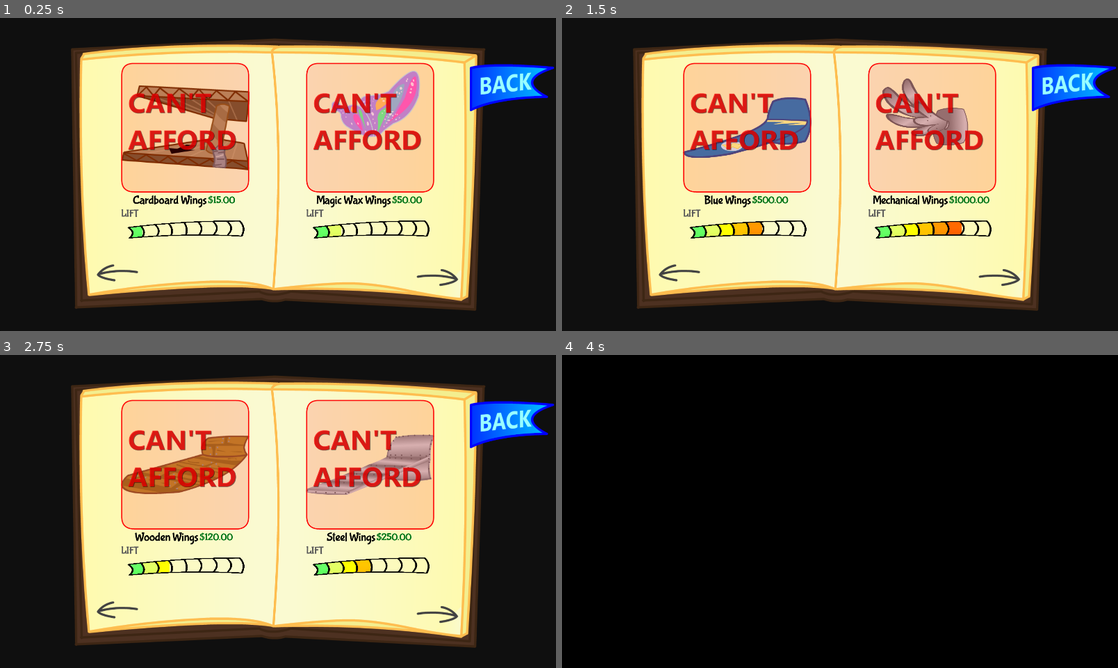
Above: before the commit, frames 1-4 (two rows, left to right).
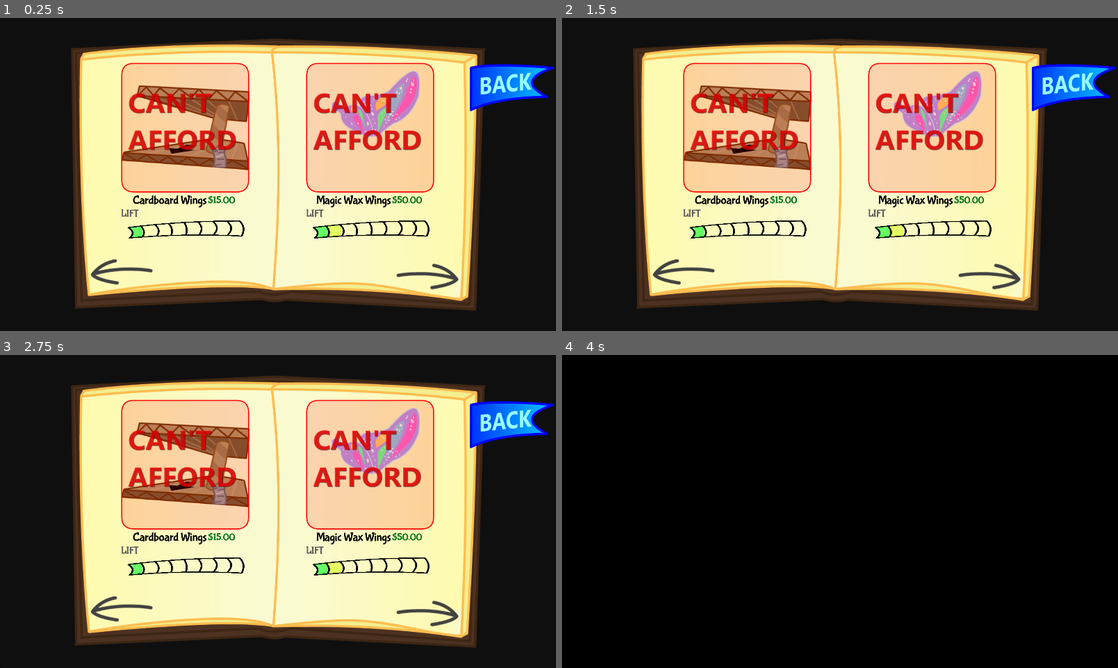
Above: after the commit, the same moments.

Repository: 100-Devs-1-Game/FlightOfHarmony
Game: Godot game, scene res://shop/upgrade_book/upgrade_book.tscn
Same seed, same stepped clock (60 frames per second), same inputs: the game is played once before the commit and once after it. This scene is started directly instead of the project's main scene.
Inputs (mouse positions are in pixels of both pictures, inside the frame that each line leads up to; where the layout moved, square brackets give the same spot in the first picture):
- Up to frame 1 (0.25 s): no input
- Up to frame 2 (1.5 s): click (990, 277) [1001, 277] at 0.5 s; click (990, 277) [1001, 277] at 1.25 s
- Up to frame 3 (2.75 s): click (122, 608) [116, 608] at 2 s
- Up to frame 4 (4 s): click (745, 464) at 2.77 s; click (1073, 423) at 3.5 s

The runs differ from the first frame. In frame 1, 0.5% of the frame differs, in the area x 16-83%, y 77-87%; in frame 2, 7.3%; in frame 3, 7.6%, in the area x 16-83%, y 16-87%; in frame 4, nothing differs.

Commit message:
Bigger prev/next arrow buttons

Diff:
--- a/src/shop/upgrade_book/upgrade_book.tscn
+++ b/src/shop/upgrade_book/upgrade_book.tscn
@@ -99,18 +99,20 @@
 
 [node name="BookNext" type="TextureButton" parent="BookTexture"]
 layout_mode = 0
-offset_left = 1193.5
-offset_top = 796.0
-offset_right = 1336.5
-offset_bottom = 855.0
+offset_left = 1123.5
+offset_top = 778.0
+offset_right = 1266.5
+offset_bottom = 837.0
+scale = Vector2(1.5, 1.5)
 texture_normal = ExtResource("6_ks1ea")
 
 [node name="BookPrevious" type="TextureButton" parent="BookTexture"]
 layout_mode = 0
-offset_left = 88.5
-offset_top = 780.0
-offset_right = 231.5
-offset_bottom = 839.0
+offset_left = 67.5
+offset_top = 762.0
+offset_right = 210.5
+offset_bottom = 821.0
+scale = Vector2(1.5, 1.5)
 texture_normal = ExtResource("6_ks1ea")
 flip_h = true
 
